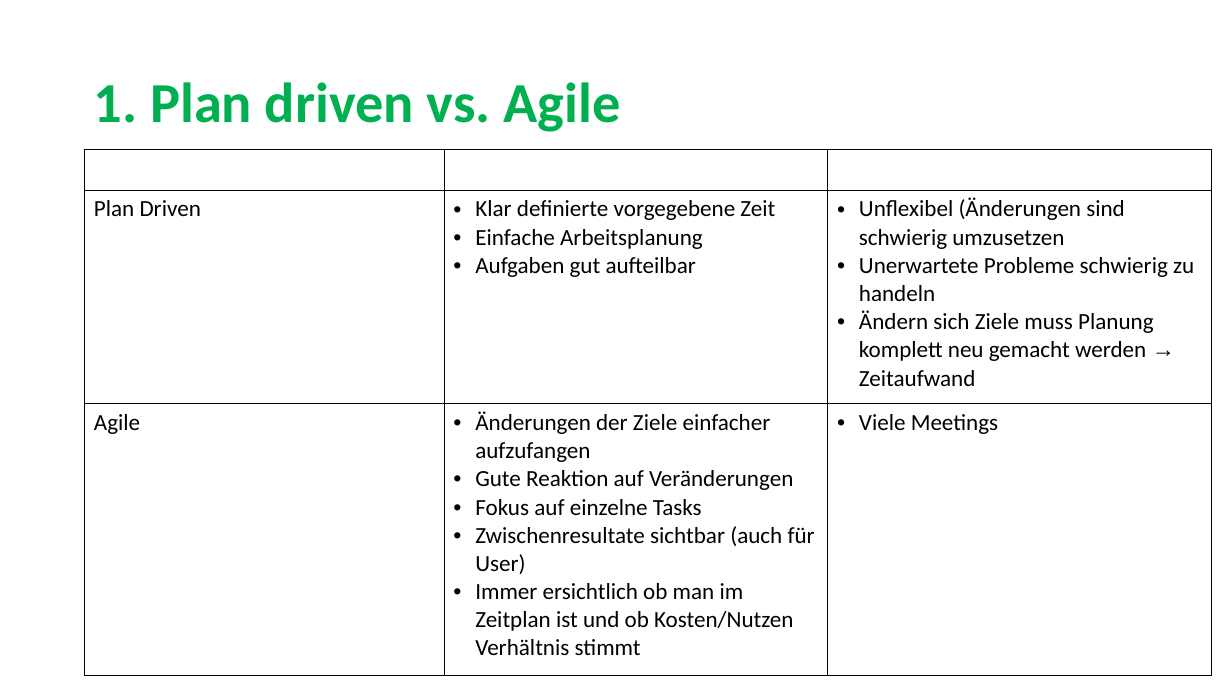
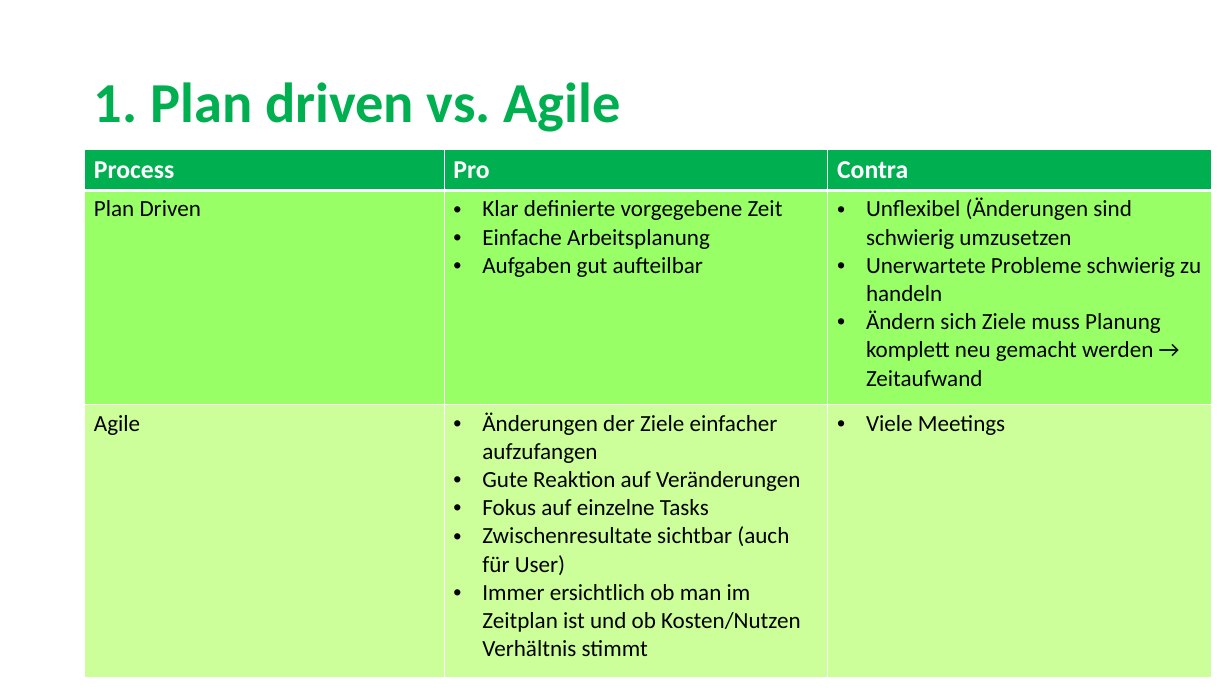
Before and after one commit to sarahmele/ch.bfh.btx8081.w2015.green, a slide deck: slide 3 of doc/task02/Task2.pptx. Drawn at 1232x693 pixels with LibreOffice and Linux fonts; fonts in the diff are those of the drawing. Boxes give left, top, right and bottom in pixels: in the first picture for what was removed or moved away, otherwise in the second. Text is boxed around its words. In the diff, an @@ line names an element or a change of style, - is before the commit and + after.

```diff
--- a/doc/task02/Task2.pptx
+++ b/doc/task02/Task2.pptx
@@ table at (x1=85, y1=150, x2=1212, y2=677) @@
@@ fill none to #00B050 in row 1 @@
@@ fill none to #99FF66 in row 2 @@
@@ fill none to #CCFF99 in row 3 @@
@@ font Arial to Calibri in "→" @@
@@ indent changed @@
@@ borders changed @@
```
Also in this commit, not shown: 6 other slides changed.
